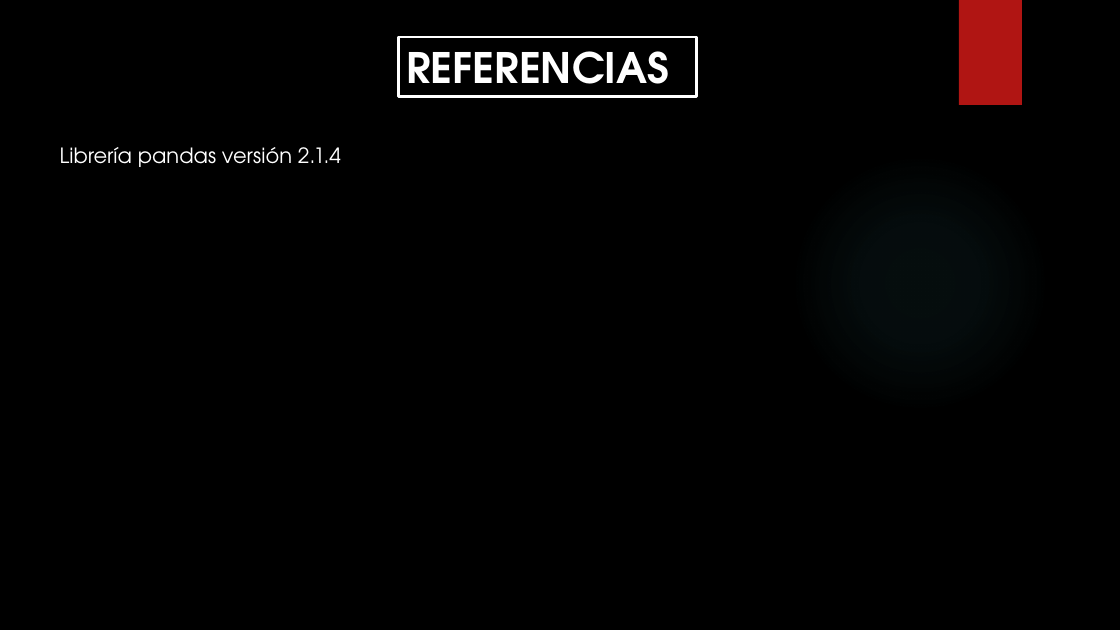
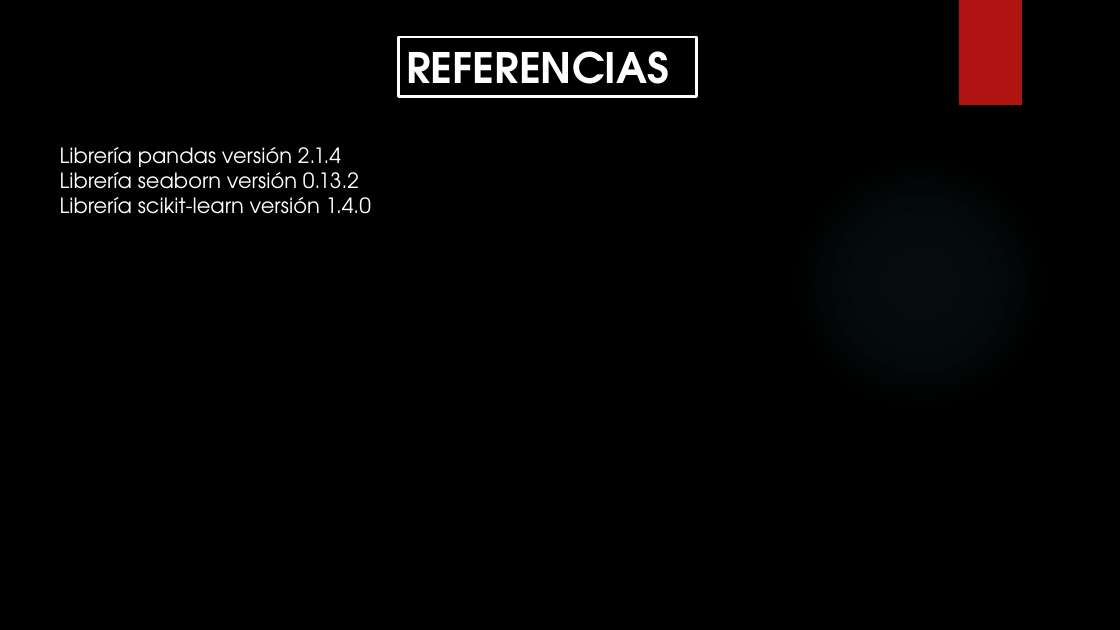
Before and after one commit to Isaac244/Proyecto_Machine_Learning, a slide deck: slide 10 of PROYECTO-MACHINE-LEARNING.pptx. Drawn at 1120x630 pixels with LibreOffice and Linux fonts; fonts in the diff are those of the drawing; background and template pictures are left out. Boxes give left, top, right and bottom in pixels: in the first picture for what was removed or moved away, otherwise in the second. Text is boxed around its words. In the diff, an @@ line names an element or a change of style, - is before the commit and + after.

```diff
--- a/PROYECTO-MACHINE-LEARNING.pptx
+++ b/PROYECTO-MACHINE-LEARNING.pptx
@@ text at [60, 166, 371, 214]: paragraphs added @@
+Librería seaborn versión 0.13.2
+Librería scikit-learn versión 1.4.0
```
Also in this commit, not shown: 1 other file.
